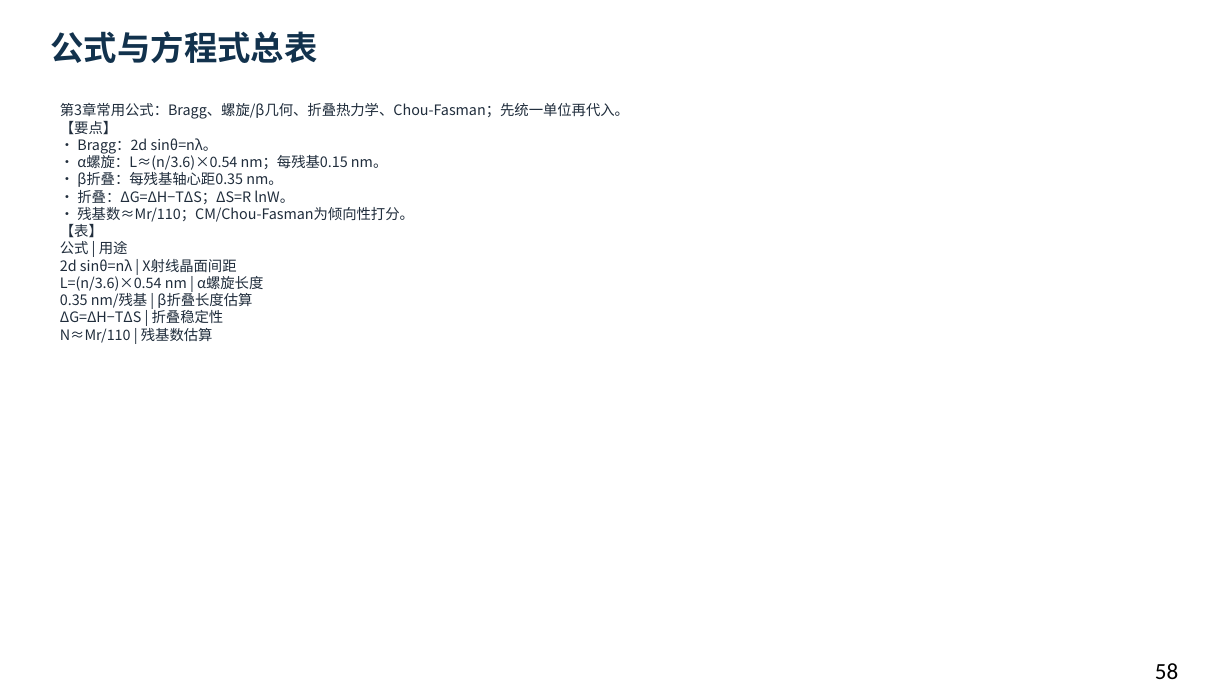
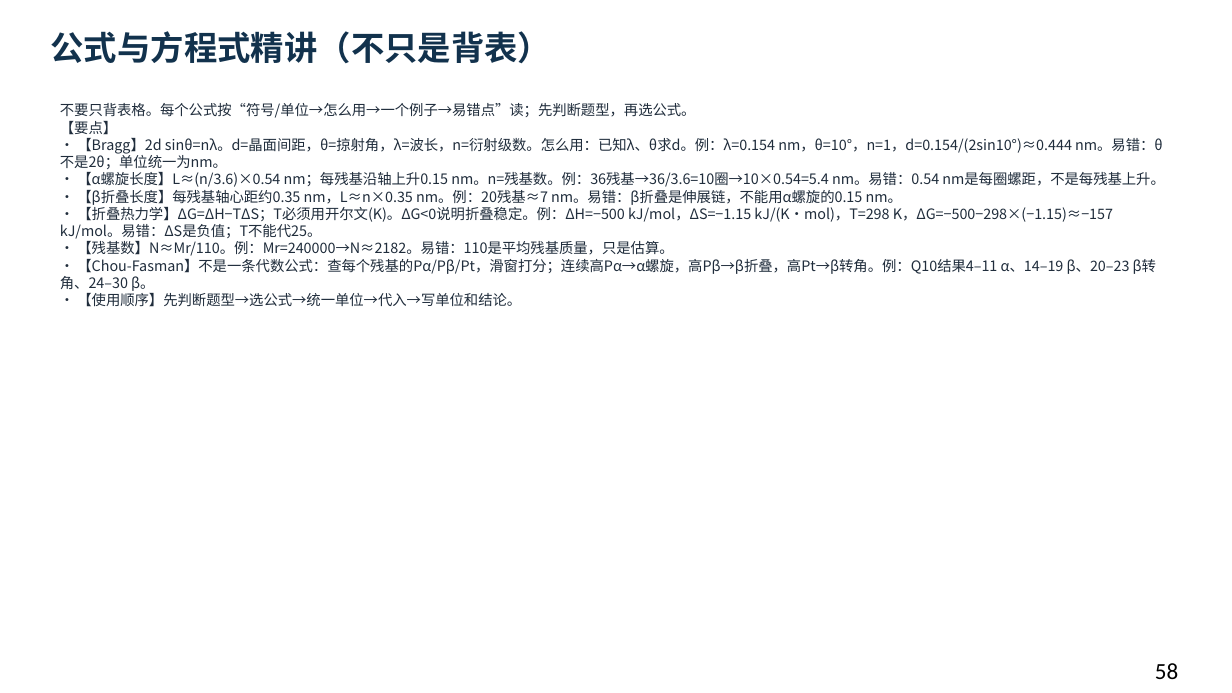
Before and after one commit to newkan-li/Biochemistry, a slide deck: slide 58 of downloads/bc03-ai-style.pptx. Drawn at 1232x693 pixels with LibreOffice and Linux fonts; fonts in the diff are those of the drawing. Boxes give left, top, right and bottom in pixels: in the first picture for what was removed or moved away, otherwise in the second. Text is boxed around its words. In the diff, an @@ line names an element or a change of style, - is before the commit and + after.

```diff
--- a/downloads/bc03-ai-style.pptx
+++ b/downloads/bc03-ai-style.pptx
@@ text at (51, 31, 552, 63): text changed @@
-公式与方程式总表
+公式与方程式精讲（不只是背表）
@@ text at (60, 103, 1165, 307): text changed @@
-第3章常用公式：Bragg、螺旋/β几何、折叠热力学、Chou-Fasman；先统一单位再代入。
-【要点】
-• Bragg：2d sinθ=nλ。
-• α螺旋：L≈(n/3.6)×0.54 nm；每残基0.15 nm。
-• β折叠：每残基轴心距0.35 nm。
-• 折叠：ΔG=ΔH−TΔS；ΔS=R lnW。
-• 残基数≈Mr/110；CM/Chou-Fasman为倾向性打分。
-【表】
-公式 | 用途
-2d sinθ=nλ | X射线晶面间距
-L=(n/3.6)×0.54 nm | α螺旋长度
-0.35 nm/残基 | β折叠长度估算
-ΔG=ΔH−TΔS | 折叠稳定性
-N≈Mr/110 | 残基数估算
+不要只背表格。每个公式按“符号/单位→怎么用→一个例子→易错点”读；先判断题型，再选公式。
+【要点】
+• 【Bragg】2d sinθ=nλ。d=晶面间距，θ=掠射角，λ=波长，n=衍射级数。怎么用：已知λ、θ求d。例：λ=0.154 nm，θ=10°，n=1，d=0.154/(2sin10°)≈0.444 nm。易错：θ不是2θ；单位统一为nm。
+• 【α螺旋长度】L≈(n/3.6)×0.54 nm；每残基沿轴上升0.15 nm。n=残基数。例：36残基→36/3.6=10圈→10×0.54=5.4 nm。易错：0.54 nm是每圈螺距，不是每残基上升。
+• 【β折叠长度】每残基轴心距约0.35 nm，L≈n×0.35 nm。例：20残基≈7 nm。易错：β折叠是伸展链，不能用α螺旋的0.15 nm。
+• 【折叠热力学】ΔG=ΔH−TΔS；T必须用开尔文(K)。ΔG<0说明折叠稳定。例：ΔH=−500 kJ/mol，ΔS=−1.15 kJ/(K·mol)，T=298 K，ΔG=−500−298×(−1.15)≈−157 kJ/mol。易错：ΔS是负值；T不能代25。
+• 【残基数】N≈Mr/110。例：Mr=240000→N≈2182。易错：110是平均残基质量，只是估算。
+• 【Chou-Fasman】不是一条代数公式：查每个残基的Pα/Pβ/Pt，滑窗打分；连续高Pα→α螺旋，高Pβ→β折叠，高Pt→β转角。例：Q10结果4–11 α、14–19 β、20–23 β转角、24–30 β。
+• 【使用顺序】先判断题型→选公式→统一单位→代入→写单位和结论。
```
Also in this commit, not shown: 6 other files.
